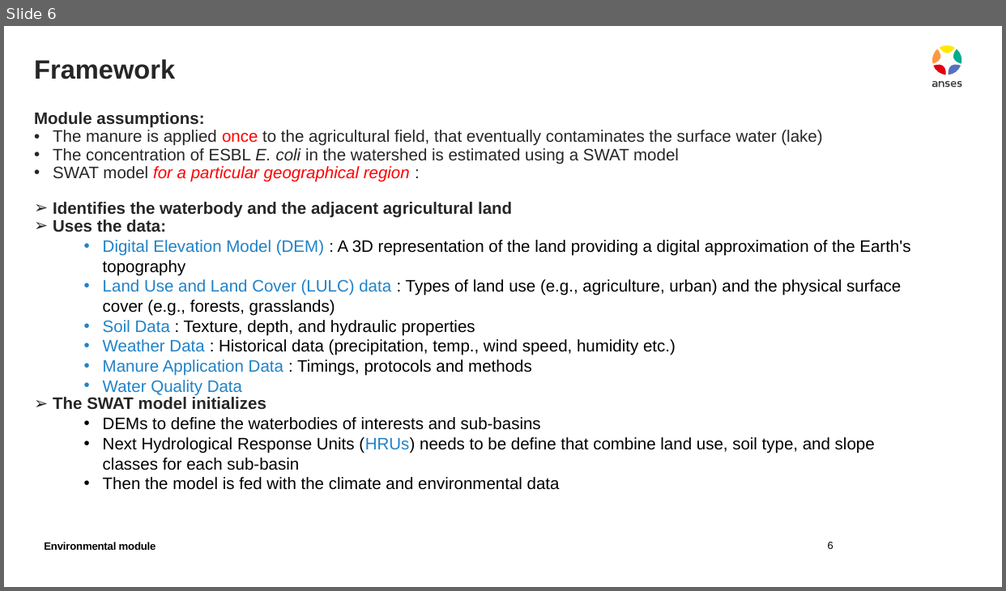
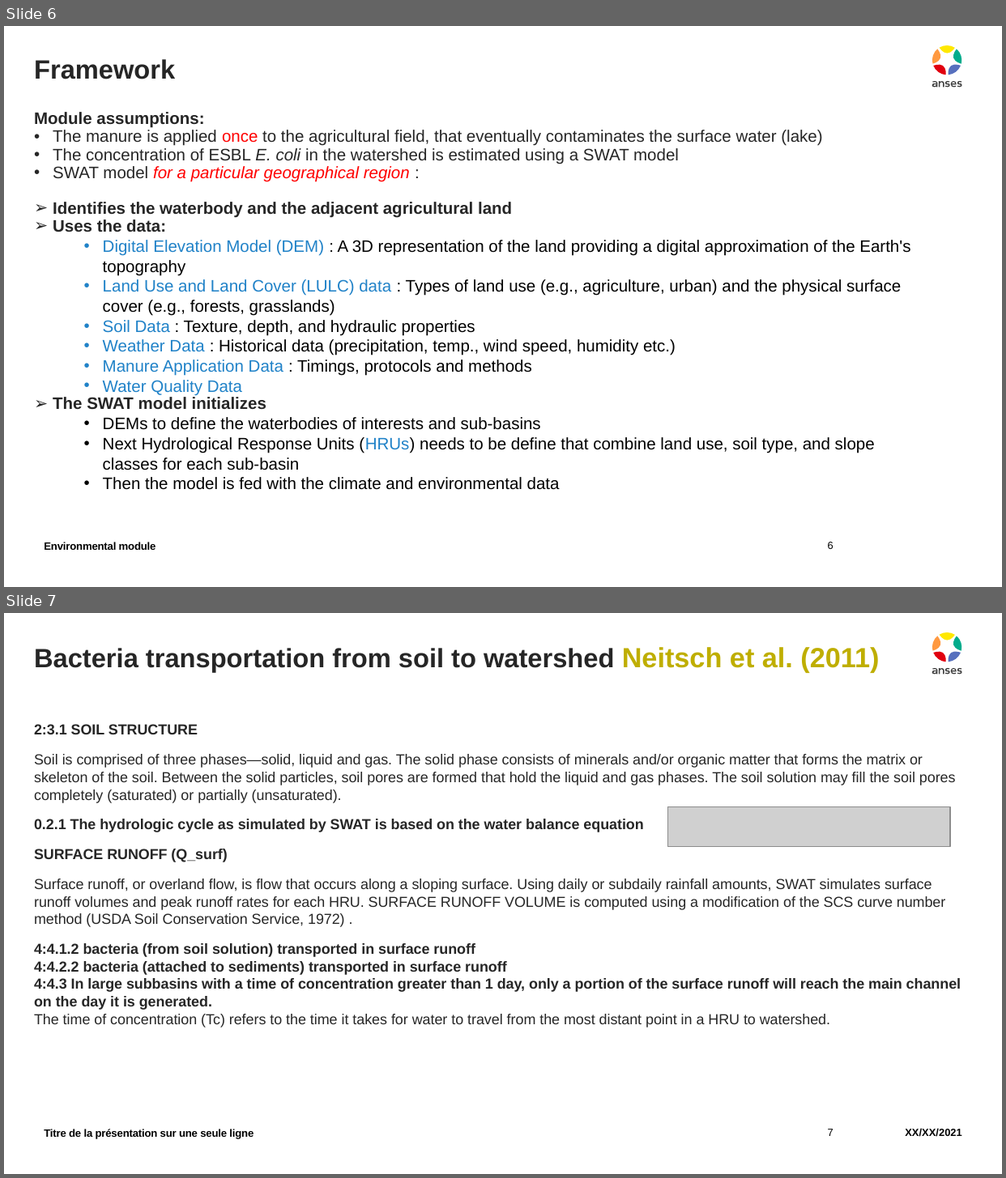
Before and after one commit to ENVIRE-JPIAMR/environmental-module, a slide deck: docs/draft.pptx. Shown one above the other, each under a label of ours: slide 6 before the commit, slides 6 and 7 after it. The pictures are 1006x591 and 1006x1178 pixels, drawn with LibreOffice and Linux fonts; fonts in the diff are those of the drawing; grey boxes stand for pictures. Boxes give left, top, right and bottom in pixels: in the first picture for what was removed or moved away, otherwise in the second. Text is boxed around its words. In the diff, an @@ line names an element or a change of style, - is before the commit and + after.

```diff
--- a/docs/draft.pptx
+++ b/docs/draft.pptx
@@ slide 7 added at (4,613,1002,1174), background #FFFFFF; not listed: 10 template elements that a slide beside it also shows @@
@@ title added at (34,647,879,672), 19.1 pt, text #262626, bold @@
+Bacteria transportation from soil to watershed Neitsch et al. (2011)
@@ text added at (34,724,961,1028), 10.5 pt, text #262626 @@
+2:3.1 SOIL STRUCTURE
+Soil is comprised of three phases—solid, liquid and gas. The solid phase consists of minerals and/or organic matter that forms the matrix or skeleton of the soil. Between the solid particles, soil pores are formed that hold the liquid and gas phases. The soil solution may fill the soil pores completely (saturated) or partially (unsaturated).
+0.2.1 The hydrologic cycle as simulated by SWAT is based on the water balance equation
+SURFACE RUNOFF (Q_surf)
+Surface runoff, or overland flow, is flow that occurs along a sloping surface. Using daily or subdaily rainfall amounts, SWAT simulates surface runoff volumes and peak runoff rates for each HRU. SURFACE RUNOFF VOLUME is computed using a modification of the SCS curve number method (USDA Soil Conservation Service, 1972) .
+4:4.1.2 bacteria (from soil solution) transported in surface runoff
+4:4.2.2 bacteria (attached to sediments) transported in surface runoff
+4:4.3 In large subbasins with a time of concentration greater than 1 day, only a portion of the surface runoff will reach the main channel on the day it is generated.
+The time of concentration (Tc) refers to the time it takes for water to travel from the most distant point in a HRU to watershed.
@@ picture added at (667,807,950,846) @@
@@ text added at (44,1129,253,1139), 7.7 pt, text #000000, bold @@
+Titre de la présentation sur une seule ligne
@@ page number added at (828,1129,833,1136), 7.5 pt, text #000000 @@
+7
@@ text added at (905,1128,961,1137), 7.5 pt, text #000000, bold @@
+XX/XX/2021
```
